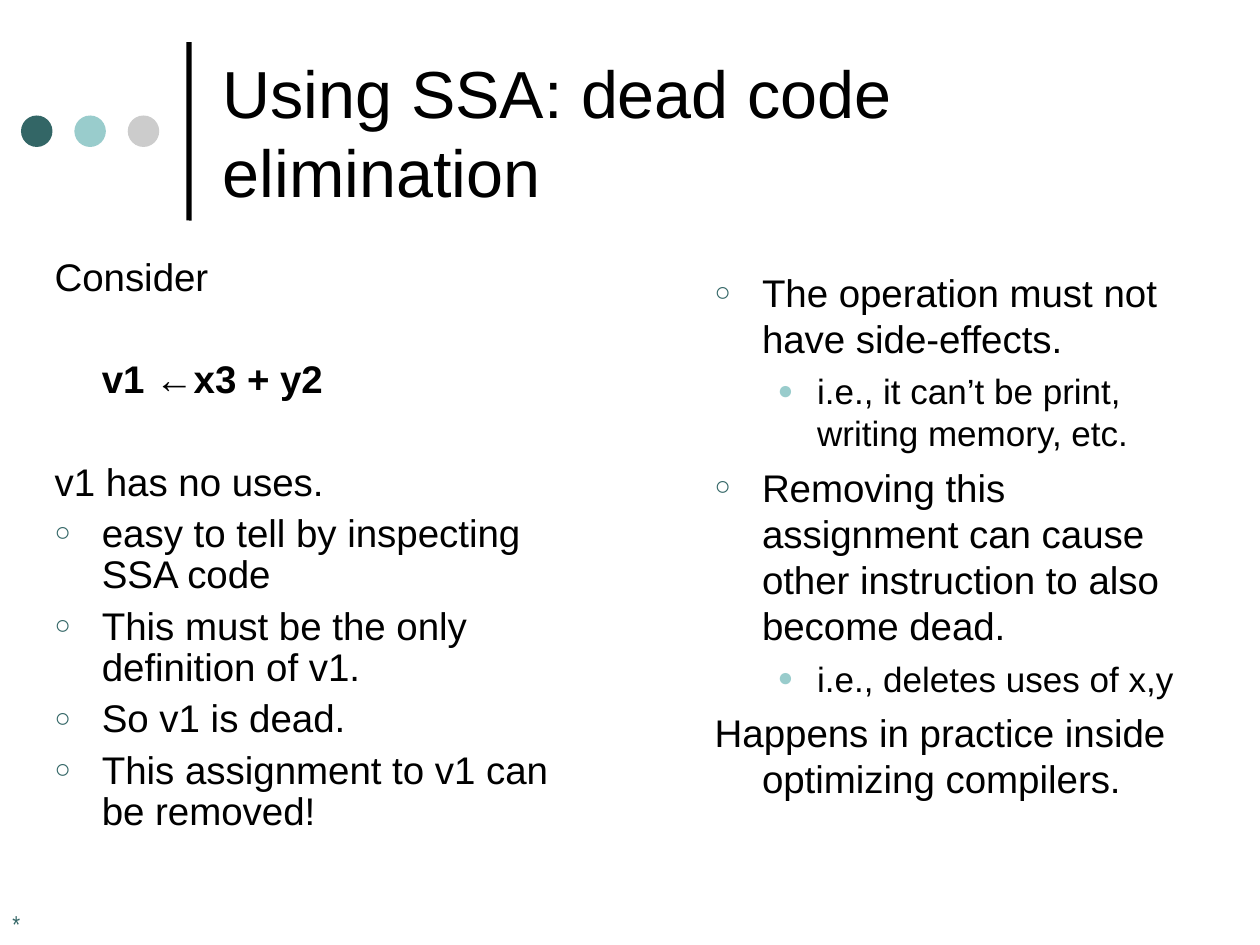
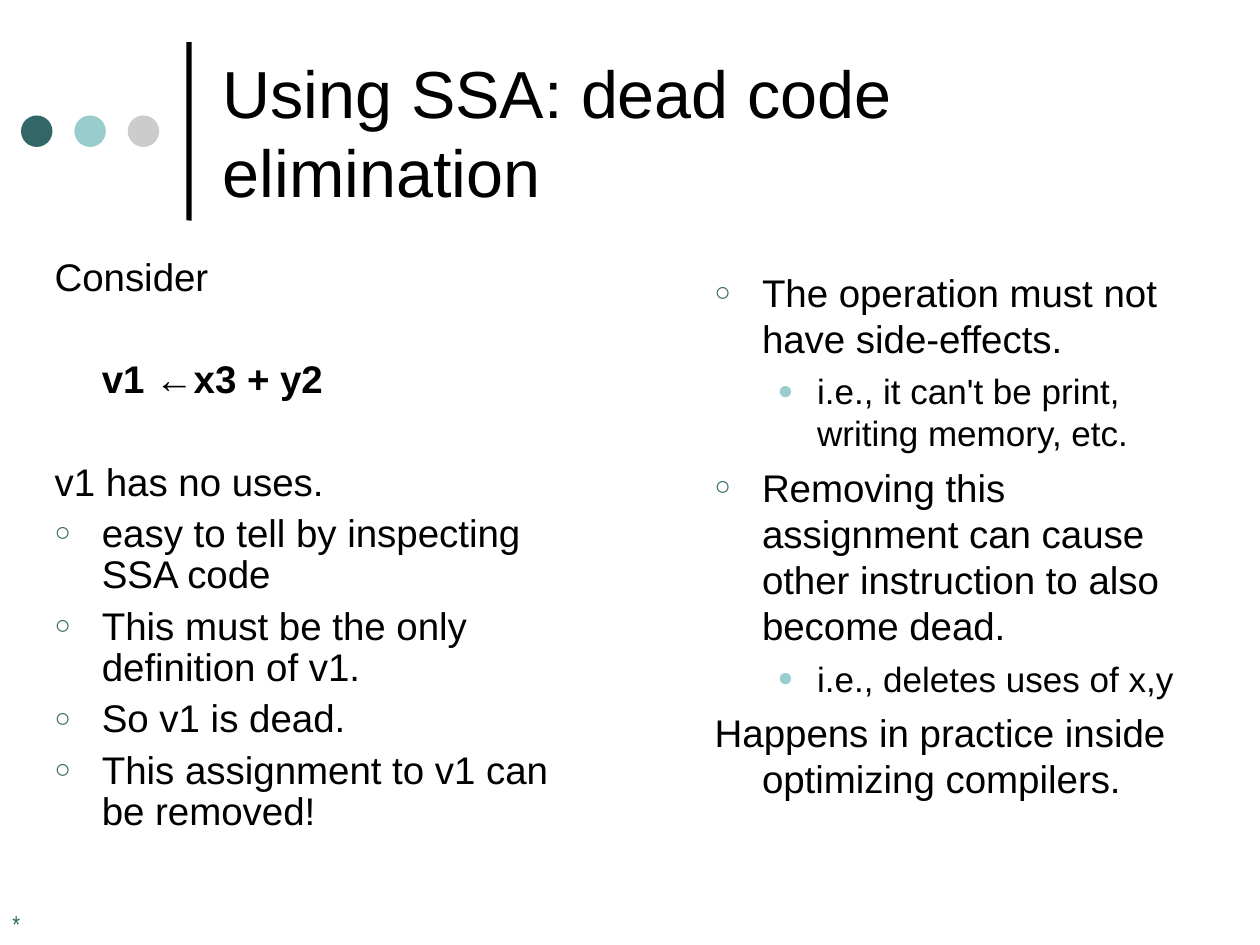
Before and after one commit to harrisonwl/harrisonwl.github.io, a slide deck: slide 42 of assets/courses/compilers/spring2017/slides/Optimizations I.ppt. Drawn at 1260x945 pixels with LibreOffice and Linux fonts; fonts in the diff are those of the drawing. Boxes give left, top, right and bottom in pixels: in the first picture for what was removed or moved away, otherwise in the second. Text is boxed around its words. In the diff, an @@ line names an element or a change of style, - is before the commit and + after.

```diff
--- a/assets/courses/compilers/spring2017/slides/Optimizations I.ppt
+++ b/assets/courses/compilers/spring2017/slides/Optimizations I.ppt
@@ text at [817, 378, 1127, 453]: text changed @@
-  ● i.e., it can’t be print, writing memory, etc.
+  ● i.e., it can't be print, writing memory, etc.
```
Also in this commit, not shown: 18 other slides changed, 6 other files.
